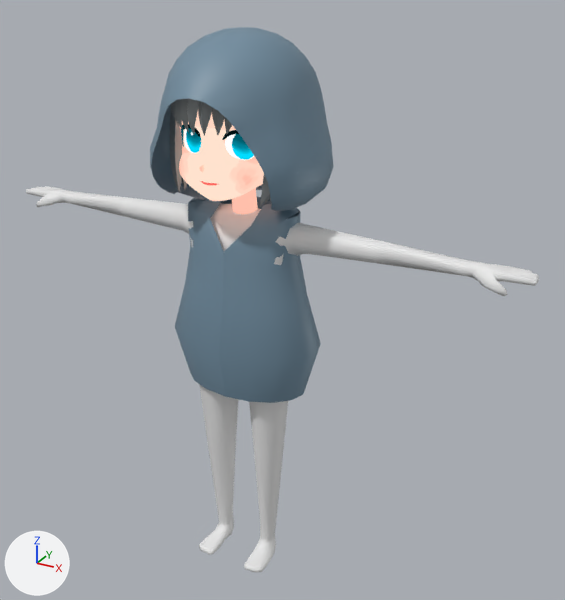
The Blender file arch_chan.blend: old version first, new version second.
One viewpoint serves both versions: a 50 mm lens placed at (16.2, -25.1, 6.4), pointed at (1.2, 2.1, -7.2). Arrows for +X, +Y and +Z are at lower left; the lights stay in place.
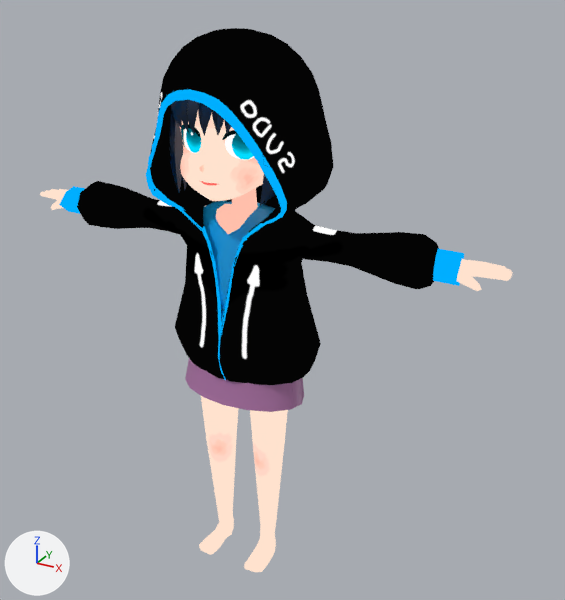
Pixel boxes [x1, y1, x2, y2] of what changed, in the pictures (565 x 600 px; the box of a moved part takes in the faces that stretch with it):
'Parker', added
    after: [59, 28, 464, 385]
'Cylinder.001', deleted (blue)
    before: [175, 197, 321, 403]
'Sphere', deleted (blue)
    before: [150, 27, 334, 212]
'Cylinder', recoloured, reshaped (grey to beige, 8% narrower)
    before: [26, 186, 539, 572]
    after: [40, 189, 513, 572]
'Parker.001', added
    after: [146, 89, 287, 380]
'Skirt', added
    after: [185, 359, 304, 412]
'Inner', added (blue)
    after: [203, 201, 275, 322]
'NurbsPath.002', recoloured (grey to blue)
    both: [170, 100, 270, 206]
'NurbsPath.001', recoloured (grey to blue)
    both: [171, 98, 276, 199]
'NurbsPath.003', recoloured
    both: [170, 108, 274, 206]
part 1 of me_cylinder_001, moved or reshaped
    before: [26, 186, 539, 296]
    after: [40, 189, 513, 291]
part 2 of me_cylinder_001, moved or reshaped (not visible afterwards)
    before: [68, 191, 466, 276]
part 3 of me_cylinder_001, moved or reshaped (not visible afterwards)
    before: [122, 210, 377, 263]
part 4 of me_cylinder_001, moved or reshaped (not visible afterwards)
    before: [122, 198, 380, 256]

The change, as a diff of the scene's bpy script:
```diff
--- a/arch_chan.blend.py
+++ b/arch_chan.blend.py
@@ mat_hair_mat @@
 mat_hair_mat = principled_material('Hair.Mat')
-mat_hair_mat.base_color = (0.246, 0.267, 0.271)  # grey #888d8e
+mat_hair_mat.base_color = (0.0, 0.0162, 0.0495)  # dark blue #00223f
@@ mat_body_mat @@
+mat_body_mat = bpy.data.materials.new('Body.Mat')
+mat_body_mat.use_nodes = True; mat_body_mat.node_tree.nodes.clear()
+_N = mat_body_mat.node_tree.nodes; _L = mat_body_mat.node_tree.links
+n0 = _N.new('ShaderNodeOutputMaterial'); n0.name = 'Material Output'
+n1 = _N.new('ShaderNodeTexImage'); n1.name = 'Image Texture'
+n1.image = img_body_mat_base_color
+_L.new(n1.outputs[0], n0.inputs[0])  # 'Color' to 'Surface'
@@ mat_parker_mat @@
+mat_parker_mat = bpy.data.materials.new('Parker.Mat')
+mat_parker_mat.use_nodes = True; mat_parker_mat.node_tree.nodes.clear()
+_N = mat_parker_mat.node_tree.nodes; _L = mat_parker_mat.node_tree.links
+n0 = _N.new('ShaderNodeOutputMaterial'); n0.name = 'Material Output'
+n1 = _N.new('ShaderNodeTexImage'); n1.name = 'Image Texture'
+n1.image = img_parker_mat_base_color
+_L.new(n1.outputs[0], n0.inputs[0])  # 'Color' to 'Surface'
@@ me_cylinder_001 @@
-me_cylinder_001.from_pydata(...)  # 673 vertices, 659 faces; spans x 0.0..11.9, y -1.1..2.2, z -19.7..-3.0
+me_cylinder_001.from_pydata(...)  # 673 vertices, 659 faces; spans x 0.0..11.0, y -1.1..2.2, z -19.7..-3.0
+# me_cylinder_001 part 1: all 173 vertices in x 9.3..11.9, y 0.2..1.6, z -4.4..-3.5 are moved by (-0.9, 0.0, 0.0)
+# me_cylinder_001 part 2: all 10 vertices in x 6.2..6.3, y 0.5..1.5, z -4.2..-3.4 are moved by (-0.5, 0.0, 0.0)
+# me_cylinder_001 part 3: 16 of the vertices in x 5.7..6.1, y 0.5..1.5, z -4.3..-3.4 are moved by (-0.4, 0.0, 0.0)
+# me_cylinder_001 part 4: all 4 vertices in x 5.7, y 0.7..1.4, z -3.7..-3.4 are moved by (-0.3, 0.0, 0.0)
+me_cylinder_001.materials.append(mat_body_mat)
@@ ob_nurbspath_001 @@
-ob_nurbspath_001 = bpy.data.objects.new('NurbsPath.001', cu_nurbspath_001)
+ob_nurbspath_001 = bpy.data.objects.new('NurbsPath.001', cu_nurbspath_003)
 ob_nurbspath_001.location = (0.0, 0.0, 0.0)
@@ ob_nurbspath_002 @@
-ob_nurbspath_002 = bpy.data.objects.new('NurbsPath.002', cu_nurbspath_002)
+ob_nurbspath_002 = bpy.data.objects.new('NurbsPath.002', cu_nurbspath_001)
 ob_nurbspath_002.location = (0.0, 0.0, 0.0)
@@ ob_sphere @@
-ob_sphere = bpy.data.objects.new('Sphere', me_sphere)
@@ ob_cylinder_001 @@
-ob_cylinder_001 = bpy.data.objects.new('Cylinder.001', me_cylinder_003)
@@ ob_parker_001 @@
+ob_parker_001 = bpy.data.objects.new('Parker.001', me_cylinder_007)  # 45 vertices, 21 faces; spans x -0.01..3.16, y -2.6..-0.34, z -10.34..2.32; modifiers MIRROR, SHRINKWRAP, SOLIDIFY
+ob_parker_001.location = (0.0, 0.0, 0.0)
@@ ob_parker @@
+ob_parker = bpy.data.objects.new('Parker', me_cylinder_003_1)  # 480 vertices, 453 faces; spans x -0.03..9.25, y -2.51..4.69, z -10.05..3.96; modifiers MIRROR
+ob_parker.location = (0.0, 0.0, 0.0)
@@ ob_inner @@
+ob_inner = bpy.data.objects.new('Inner', me_cylinder_004)  # 74 vertices, 60 faces; spans x -0.24..2.57, y -0.66..2.47, z -8.26..-2.82; in mat_inner_mat (blue #009fe7); modifiers MIRROR
+ob_inner.location = (0.0, 0.0, 0.0)
@@ ob_skirt @@
+ob_skirt = bpy.data.objects.new('Skirt', me_cylinder_002)  # 48 vertices, 32 faces; spans x -2.94..2.91, y -0.97..2.41, z -11.2..-8.07; in mat_skirt_mat (pink #af75a8)
+ob_skirt.location = (0.0, 0.0, 0.0)
```
